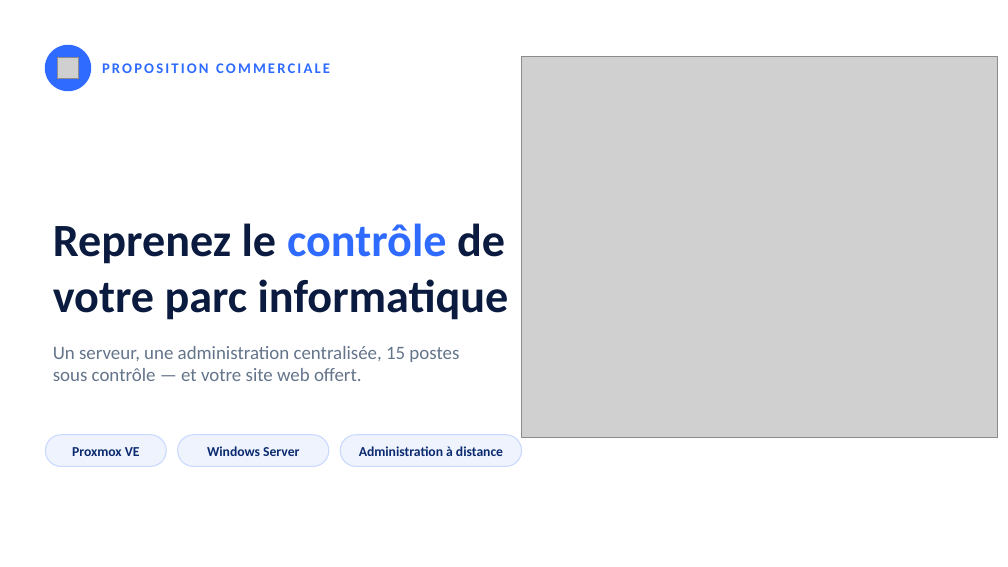
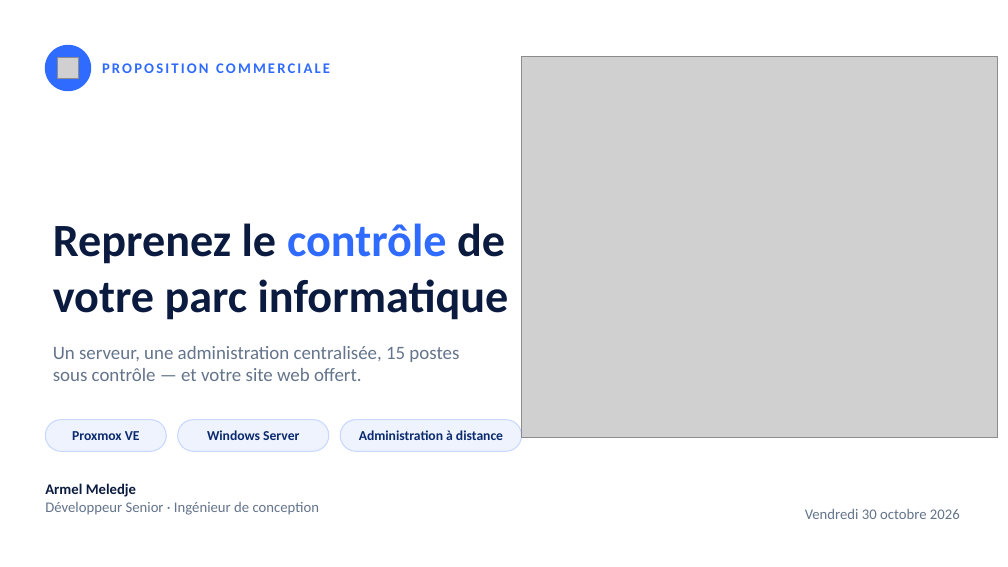
Before and after one commit to meledjearmel/others-documents, a slide deck: slide 1 of proposition-serveur/Proposition_Serveur_Proxmox_WindowsServer.pptx. Drawn at 1008x567 pixels with LibreOffice and Linux fonts; fonts in the diff are those of the drawing; grey boxes stand for pictures; background and template pictures are left out. Boxes give left, top, right and bottom in pixels: in the first picture for what was removed or moved away, otherwise in the second. Text is boxed around its words. In the diff, an @@ line names an element or a change of style, - is before the commit and + after.

```diff
--- a/proposition-serveur/Proposition_Serveur_Proxmox_WindowsServer.pptx
+++ b/proposition-serveur/Proposition_Serveur_Proxmox_WindowsServer.pptx
@@ 3 texts, 3 rounded rectangles: place and size @@
-3 texts, 3 rounded rectangles at (45, 435, 522, 467)
+3 texts, 3 rounded rectangles at (45, 420, 522, 451)
@@ text added at (45, 483, 319, 515), 14 pt, text #64748B @@
+Armel Meledje
+Développeur Senior · Ingénieur de conception
@@ text added at (805, 509, 960, 519), 14 pt, text #64748B @@
+Vendredi 30 octobre 2026
```
Also in this commit, not shown: 1 other file.
